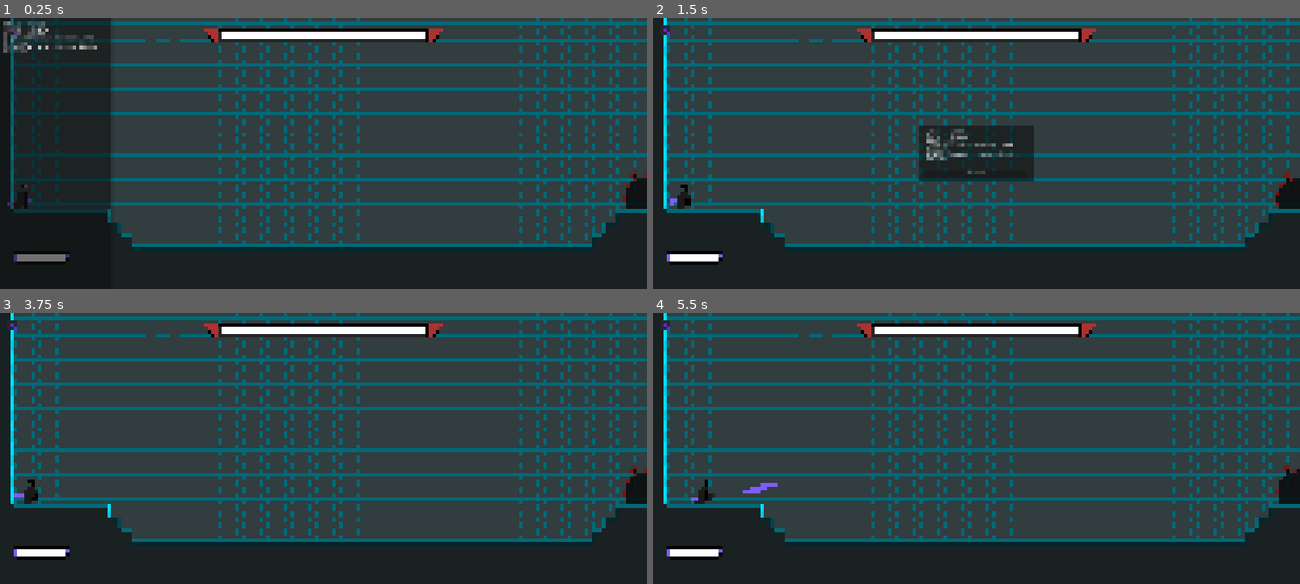
Above: before the commit, frames 1-4 (two rows, left to right).
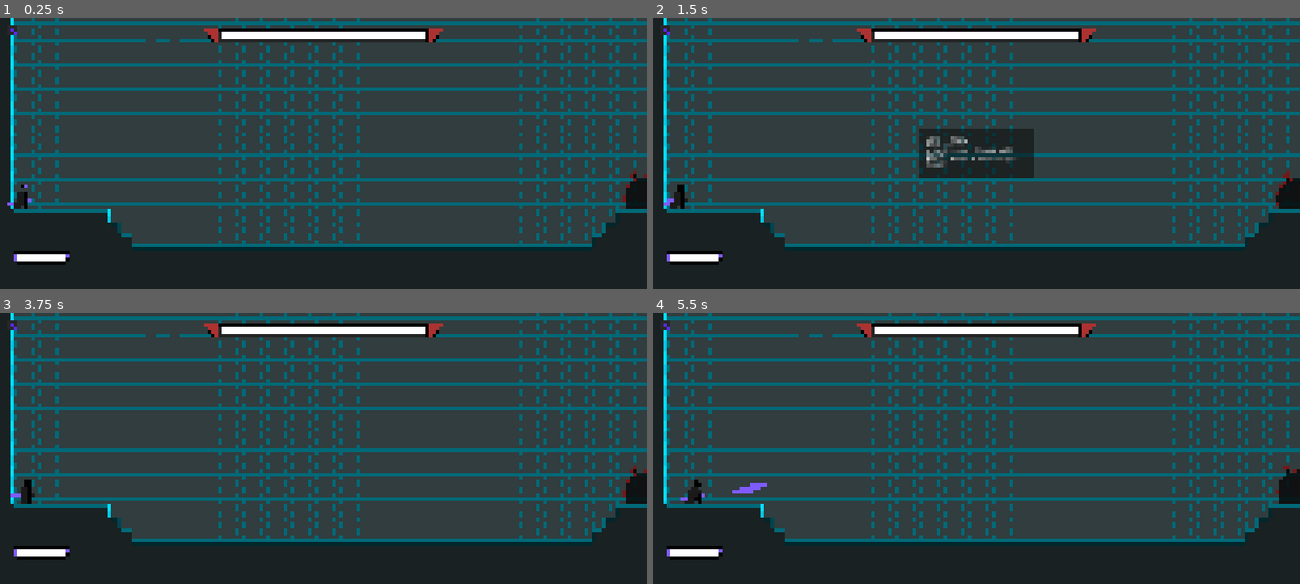
Above: after the commit, the same moments.

Repository: AnejMajnik/soulsvania
Game: Godot game, scene res://scenes/game.tscn
The game is run twice, just before and just after one commit, with the same random seed, the same clock (stepped at 60 frames per second) and the same inputs.
Inputs (mouse positions are in pixels of both pictures, inside the frame that each line leads up to):
- Up to frame 1 (0.25 s): no input
- Up to frame 2 (1.5 s): tap Enter at 0.5 s; move the mouse to (1118, 139) at 0.52 s; hold D (move_right) 0.53-1.25 s; click (1118, 139) at 0.6 s; tap Space (jump) at 0.77 s; click (665, 31) at 1.25 s
- Up to frame 3 (3.75 s): tap Space (jump) at 2, 2.27, 3.5 s; move the mouse to (194, 462) at 2.02 s; hold D (move_right) 2.03-2.78 s; right-click (194, 462) at 2.1 s; tap Enter at 2.75 s; move the mouse to (388, 388) at 2.77 s; hold A (move_left) 2.78-3.53 s; tap Shift (dash) at 2.85 s; move the mouse to (291, 502) at 3.52 s; hold D (move_right) from 3.53 s (still down); click (291, 502) at 3.6 s
- Up to frame 4 (5.5 s): tap Space (jump) at 3.77, 4.52, 5.27 s; move the mouse to (1170, 489) at 4.27 s; right-click (1170, 489) at 4.35 s; move the mouse to (782, 407) at 5.02 s; release D (move_right) at 5.03 s; hold A (move_left) from 5.03 s (still down); tap Shift (dash) at 5.1 s

The runs differ from the first frame. In frame 1, 11% of the frame differs, in the area x 0-18%, y 0-90%; in frame 2, 1.3%; in frame 3, 0.2%; in frame 4, 0.4%.

Commit message:
Added some acceleration to the player movement. Fixed some controls pop up bugs

Diff:
--- a/scenes/controls_popup.tscn
+++ b/scenes/controls_popup.tscn
@@ -5,15 +5,20 @@
 
 [node name="ControlsPopup" type="PopupPanel" unique_id=694702557]
 oversampling_override = 1.0
-size = Vector2i(600, 300)
-visible = true
+size = Vector2i(600, 250)
+wrap_controls = false
 script = ExtResource("1_gf7on")
 
 [node name="MarginContainer" type="MarginContainer" parent="." unique_id=1952421185]
+anchors_preset = 15
+anchor_right = 1.0
+anchor_bottom = 1.0
 offset_left = 4.0
 offset_top = 4.0
-offset_right = 596.0
-offset_bottom = 296.0
+offset_right = -4.0
+offset_bottom = -4.0
+grow_horizontal = 2
+grow_vertical = 2
 theme_override_constants/margin_left = 20
 theme_override_constants/margin_top = 20
 theme_override_constants/margin_right = 20
@@ -32,14 +37,3 @@
 Light Attack - Mouse Left Button
 Heavy Attack - Mouse Right Button"
 fit_content = true
-
-[node name="Spacer" type="Control" parent="MarginContainer/VBoxContainer" unique_id=958303557]
-layout_mode = 2
-size_flags_vertical = 3
-
-[node name="CloseButton" type="Button" parent="MarginContainer/VBoxContainer" unique_id=115103932]
-layout_mode = 2
-size_flags_vertical = 8
-theme_override_fonts/font = ExtResource("2_6mec6")
-theme_override_font_sizes/font_size = 24
-text = "Close"
--- a/scenes/player.tscn
+++ b/scenes/player.tscn
@@ -936,6 +936,8 @@
 [node name="Player" type="CharacterBody2D" unique_id=476142731 groups=["player"]]
 collision_layer = 2
 script = ExtResource("1_g2els")
+ACCELERATION_SPEED = 40
+DECCELERATION_SPEED = 25
 
 [node name="AnimatedSprite2D" type="AnimatedSprite2D" parent="." unique_id=1538919531]
 unique_name_in_owner = true
--- a/scenes/ui.tscn
+++ b/scenes/ui.tscn
@@ -1,9 +1,9 @@
 [gd_scene format=3 uid="uid://d33rjm6dowqng"]
 
 [ext_resource type="Script" uid="uid://csyjupvbs5wh3" path="res://scripts/ui.gd" id="1_gdt2y"]
-[ext_resource type="Texture2D" uid="uid://bv3aalmd2vy0j" path="res://assets/spritesheets/boss_health.png" id="1_x4jx1"]
+[ext_resource type="Texture2D" uid="uid://bv3aalmd2vy0j" path="res://assets/ui/boss_health.png" id="1_x4jx1"]
 [ext_resource type="PackedScene" uid="uid://crhws7x3eyarf" path="res://scenes/health_bar/health_bar.tscn" id="2_yev5y"]
-[ext_resource type="Texture2D" uid="uid://lis5246x7emm" path="res://assets/spritesheets/player_health.png" id="3_yev5y"]
+[ext_resource type="Texture2D" uid="uid://lis5246x7emm" path="res://assets/ui/player_health.png" id="3_yev5y"]
 [ext_resource type="Texture2D" uid="uid://dwfcd7gxtsgp7" path="res://assets/ui/questionmark.png" id="5_wm3ai"]
 
 [node name="UI" type="CanvasLayer" unique_id=765572308]
--- a/scripts/controls_popup.gd
+++ b/scripts/controls_popup.gd
@@ -3,7 +3,6 @@
 func _ready():
 	process_mode = Node.PROCESS_MODE_ALWAYS
 	popup_hide.connect(_on_popup_hide)
-	$MarginContainer/VBoxContainer/CloseButton.pressed.connect(_on_close_pressed)
 
 func _on_close_pressed():
 	hide()  # triggers popup_hide automatically
@@ -13,4 +12,4 @@
 
 func open():
 	get_tree().paused = true
-	popup_centered(Vector2(600, 300))
+	popup_centered(Vector2(600, 250))
--- a/scripts/player.gd
+++ b/scripts/player.gd
@@ -2,13 +2,9 @@
 
 # Variables
 @export var SPEED = 200.0
+@export var ACCELERATION_SPEED = 25
 @export var DECCELERATION_SPEED = 20
 @export var JUMP_VELOCITY = -275.0
-
-@export var combo_hit_1: State
-@export var combo_recover: State
-@export var combo_hit_2: State
-@export var heavy_attack: State
 
 @export var max_health: int = 100
 @export var health: int
--- a/scripts/player/states/player_move_state.gd
+++ b/scripts/player/states/player_move_state.gd
@@ -18,7 +18,7 @@
 
 	if direction != 0:
 		animation_player.play("run")
-		player.velocity.x = direction * player.current_speed
+		player.velocity.x = move_toward(player.velocity.x, direction * player.current_speed, player.ACCELERATION_SPEED)
 	else:
 		animation_player.play("idle")
 		player.velocity.x = move_toward(player.velocity.x, 0, player.DECCELERATION_SPEED)
Renamed: assets/spritesheets/boss_health.png -> assets/ui/boss_health.png
Not shown, changed: assets/ui/boss_health.png.import
Renamed: assets/spritesheets/player_health.png -> assets/ui/player_health.png
Not shown, changed: assets/ui/player_health.png.import
Not shown, changed: assets/ui/questionmark.png.import
